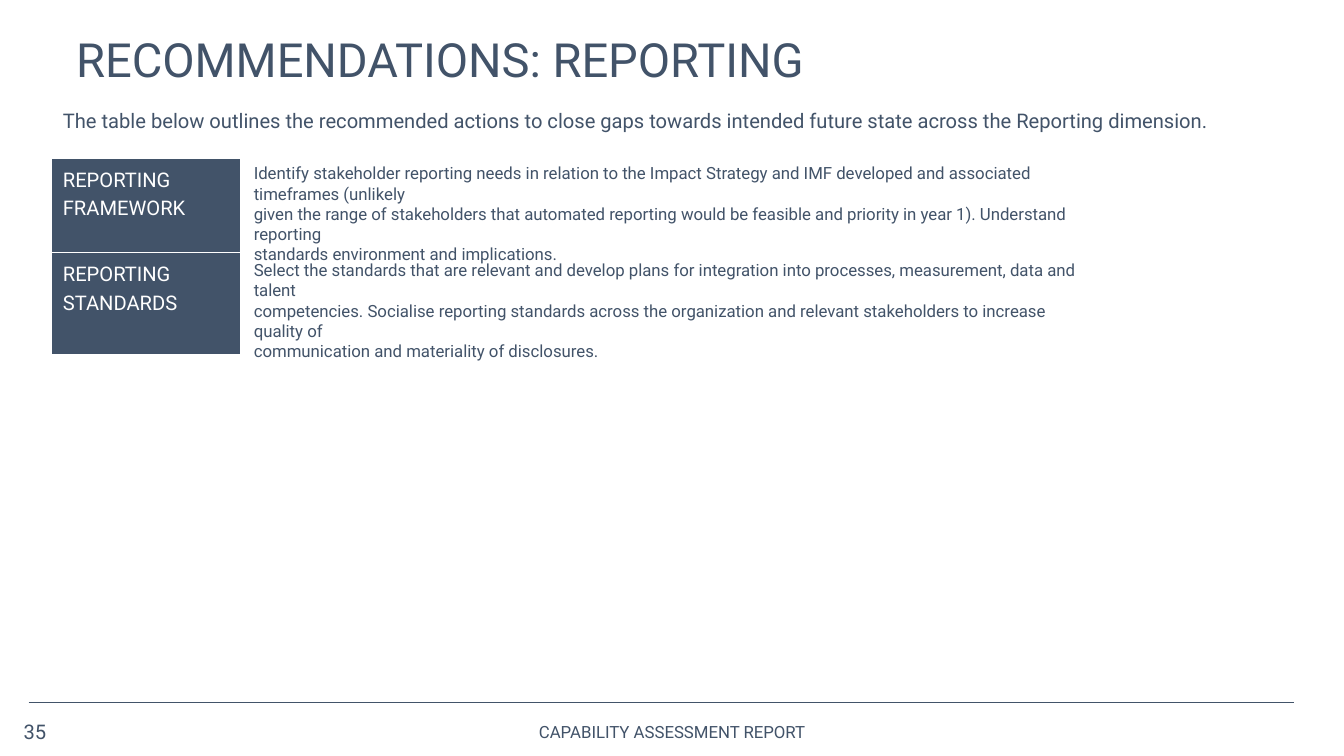
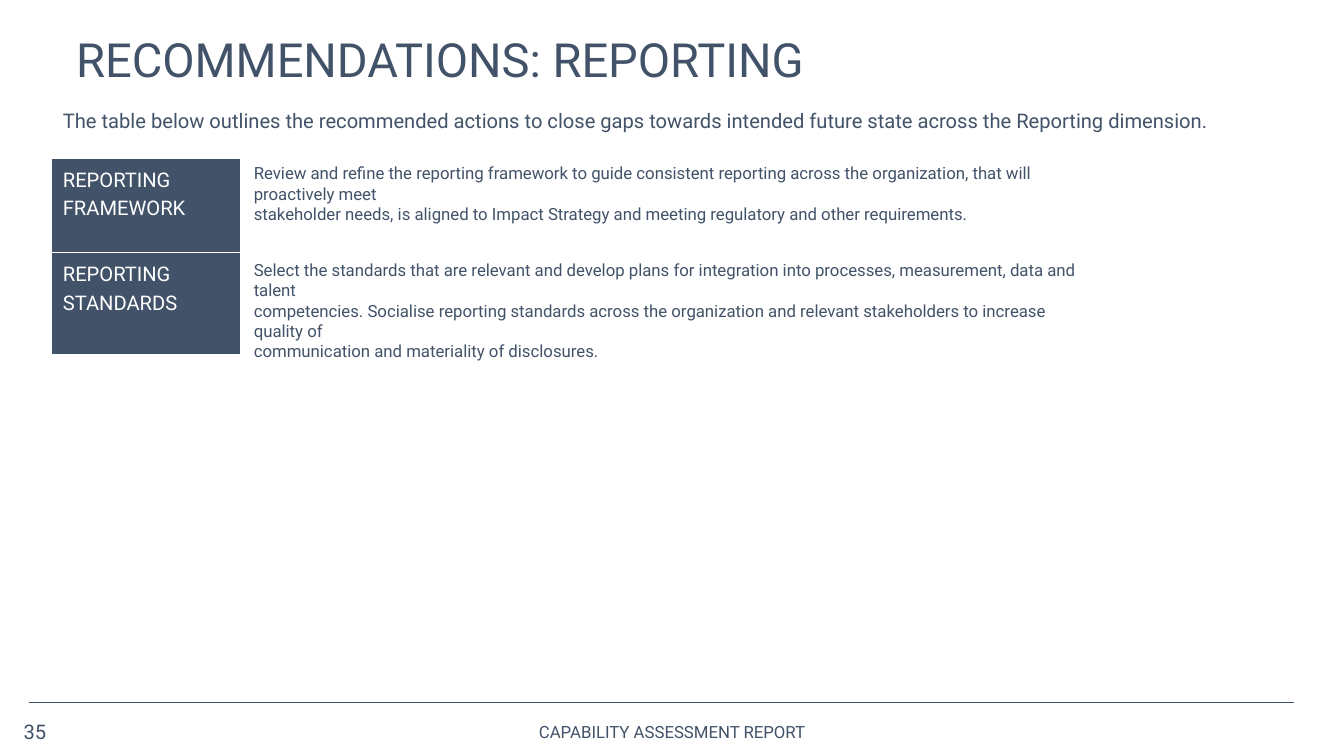
Before and after one commit to opus-meum/power-automate, a slide deck: slide 35 of Capability Assessment Report.pptx. Drawn at 1344x756 pixels with LibreOffice and Linux fonts; fonts in the diff are those of the drawing; background and template pictures are left out. Boxes give left, top, right and bottom in pixels: in the first picture for what was removed or moved away, otherwise in the second. Text is boxed around its words. In the diff, an @@ line names an element or a change of style, - is before the commit and + after.

```diff
--- a/Capability Assessment Report.pptx
+++ b/Capability Assessment Report.pptx
@@ text at (254,166,1031,224): text changed @@
-Identify stakeholder reporting needs in relation to the Impact Strategy and IMF developed and associated timeframes (unlikely
-given the range of stakeholders that automated reporting would be feasible and priority in year 1). Understand reporting
-standards environment and implications.
+Review and refine the reporting framework to guide consistent reporting across the organization, that will proactively meet
+stakeholder needs, is aligned to Impact Strategy and meeting regulatory and other requirements.
```
Also in this commit, not shown: 9 other slides changed, 19 other files.
